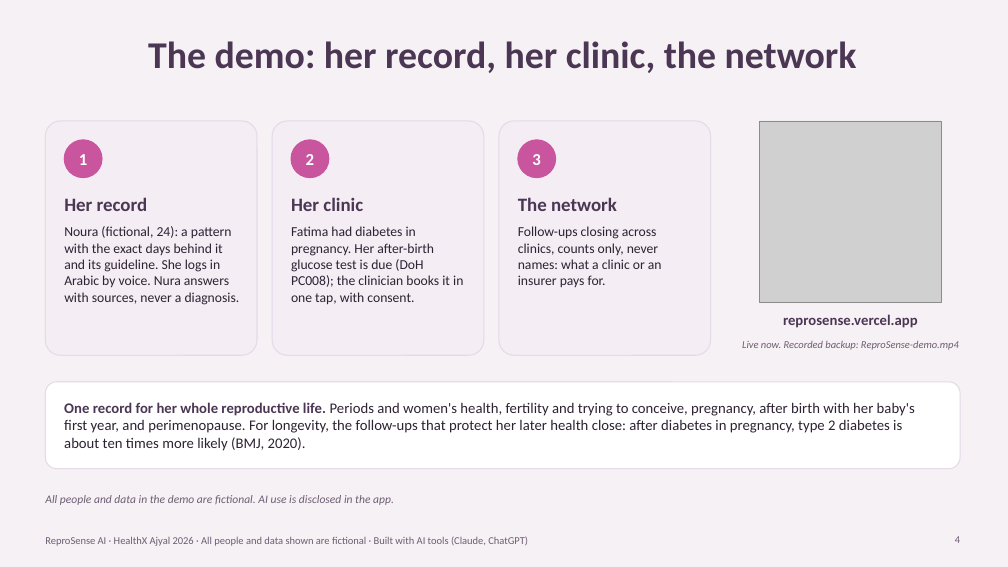
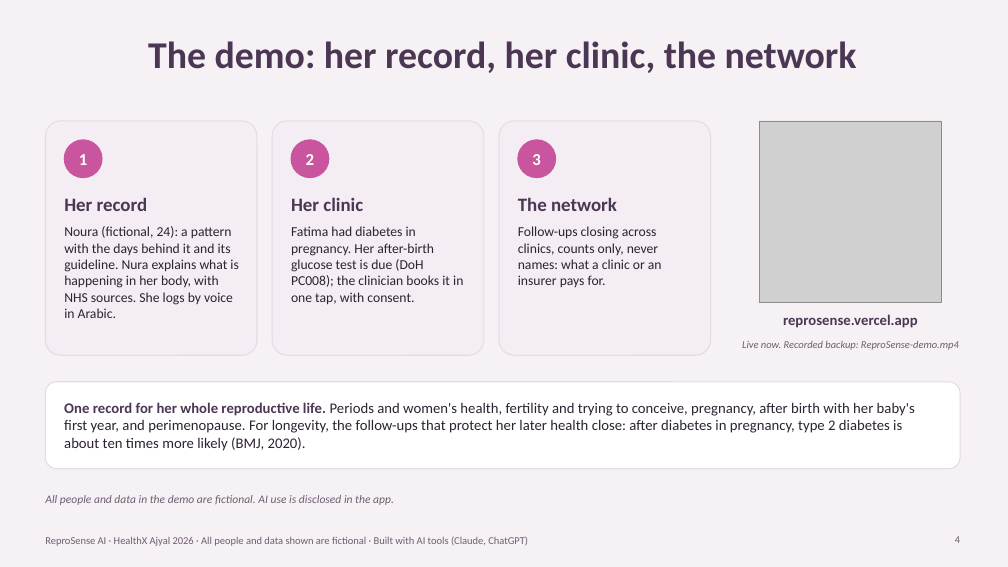
Before and after one commit to krish2105/ReproSense-AI-, a slide deck: slide 4 of pitch/ReproSense-submission.pptx. Drawn at 1008x567 pixels with LibreOffice and Linux fonts; fonts in the diff are those of the drawing; grey boxes stand for pictures. Boxes give left, top, right and bottom in pixels: in the first picture for what was removed or moved away, otherwise in the second. Text is boxed around its words. In the diff, an @@ line names an element or a change of style, - is before the commit and + after.

```diff
--- a/pitch/ReproSense-submission.pptx
+++ b/pitch/ReproSense-submission.pptx
@@ text at <box>64,226,238,318</box>: text changed @@
-Noura (fictional, 24): a pattern with the exact days behind it and its guideline. She logs in Arabic by voice. Nura answers with sources, never a diagnosis.
+Noura (fictional, 24): a pattern with the days behind it and its guideline. Nura explains what is happening in her body, with NHS sources. She logs by voice in Arabic.
```
Also in this commit, not shown: 2 other slides changed, 1 slide added, 1 slide removed, 5 other files.
